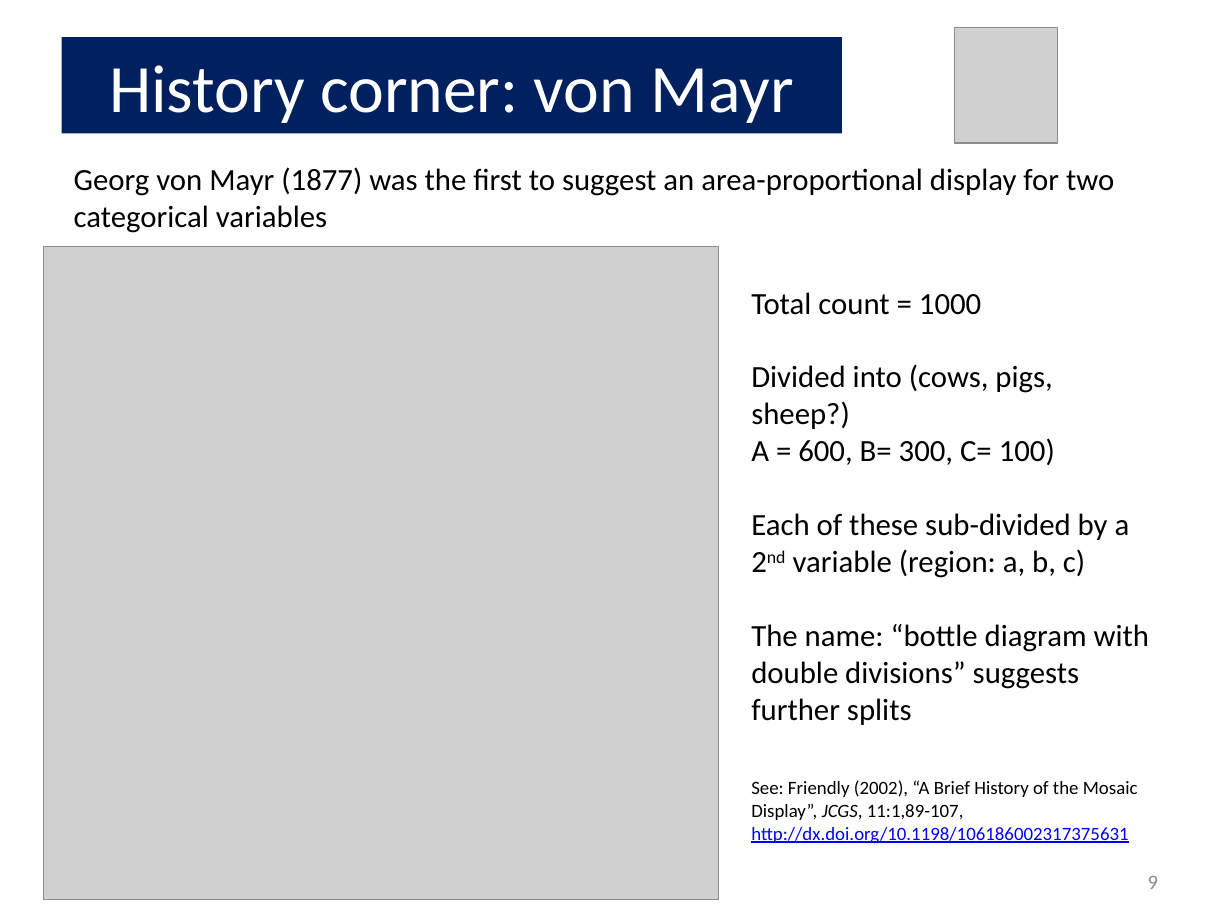
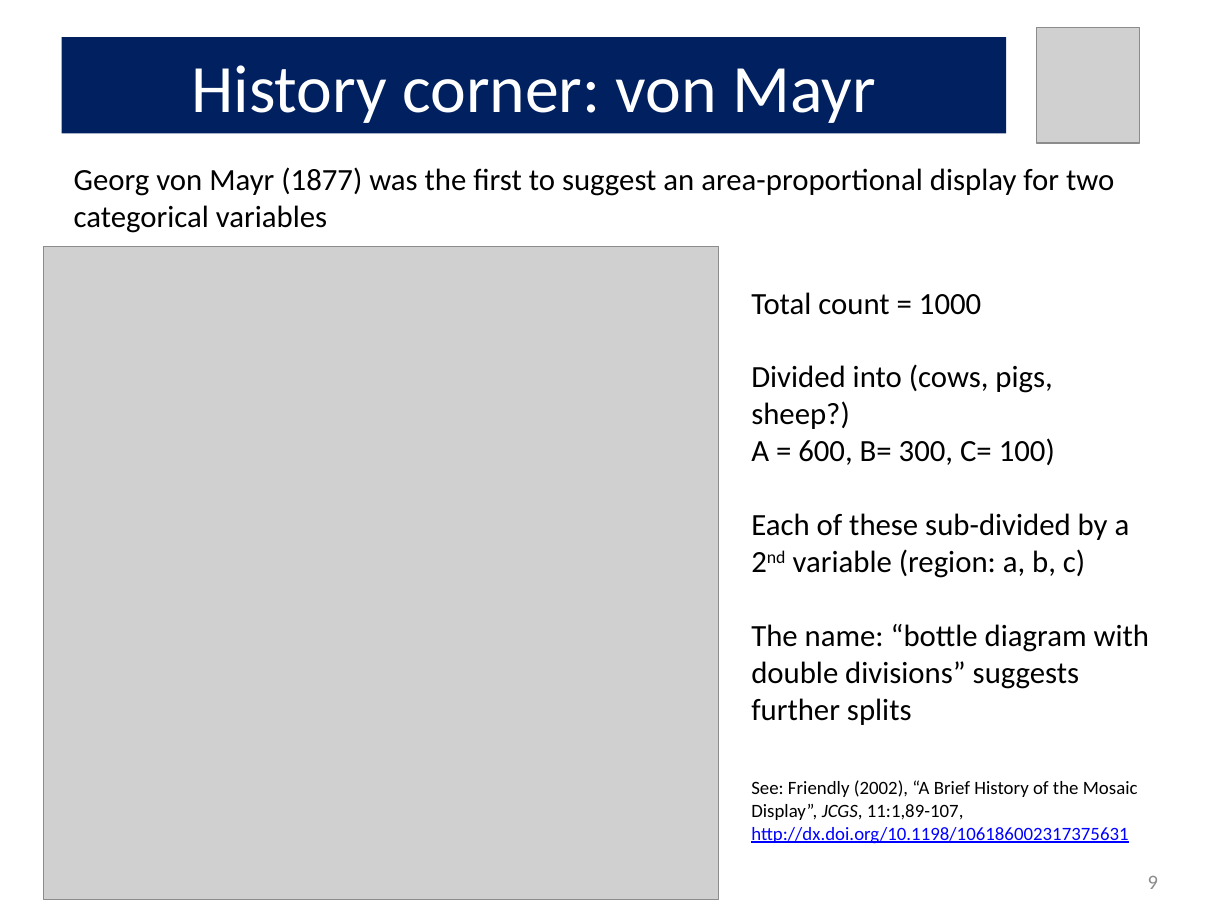
Before and after one commit to friendly/psy6136, a slide deck: slide 9 of lectures/04-Loglin.pptx. Drawn at 1232x924 pixels with LibreOffice and Linux fonts; fonts in the diff are those of the drawing; grey boxes stand for pictures. Boxes give left, top, right and bottom in pixels: in the first picture for what was removed or moved away, otherwise in the second. Text is boxed around its words. In the diff, an @@ line names an element or a change of style, - is before the commit and + after.

Commit message:
update lectures 03,04

```diff
--- a/lectures/04-Loglin.pptx
+++ b/lectures/04-Loglin.pptx
@@ picture: place and size @@
-picture at [955,27,1057,143]
+picture at [1037,27,1140,143]
@@ title "History corner: von Mayr": place and size @@
-title "History corner: von Mayr" at [62,37,841,133]
+title "History corner: von Mayr" at [62,37,1007,133]
```
Also in this commit, not shown: 4 other files.
